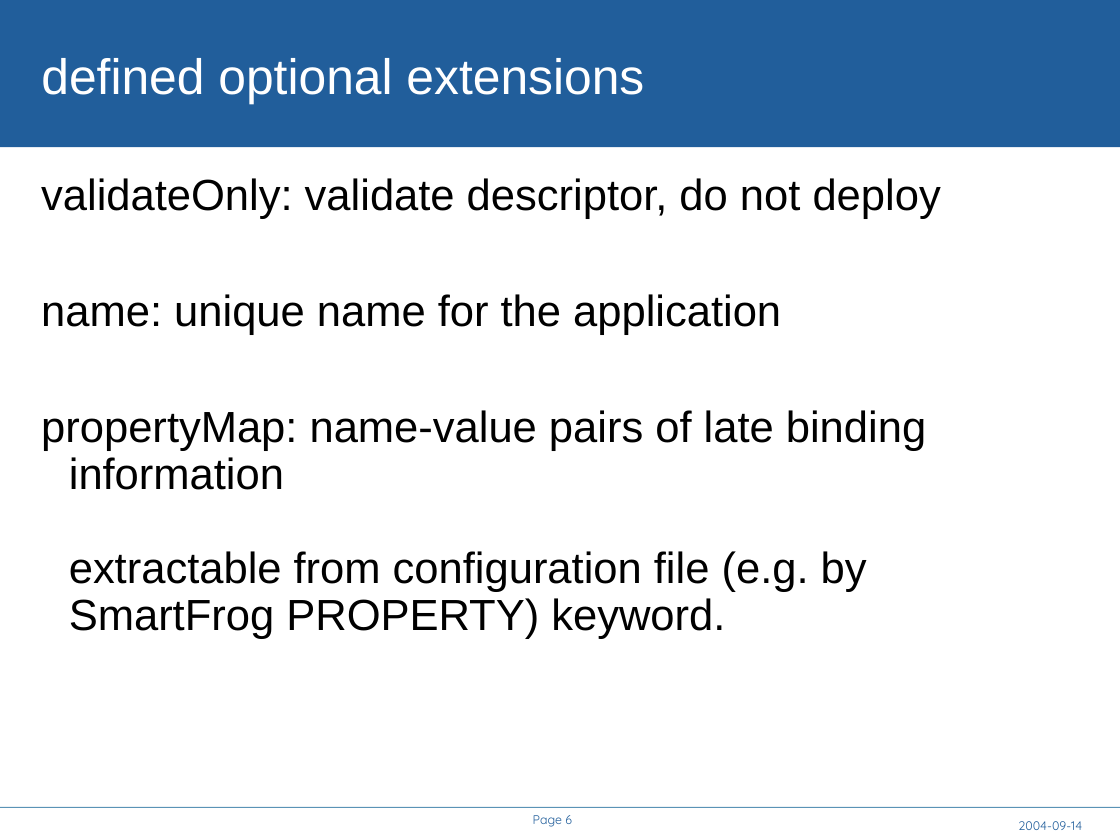
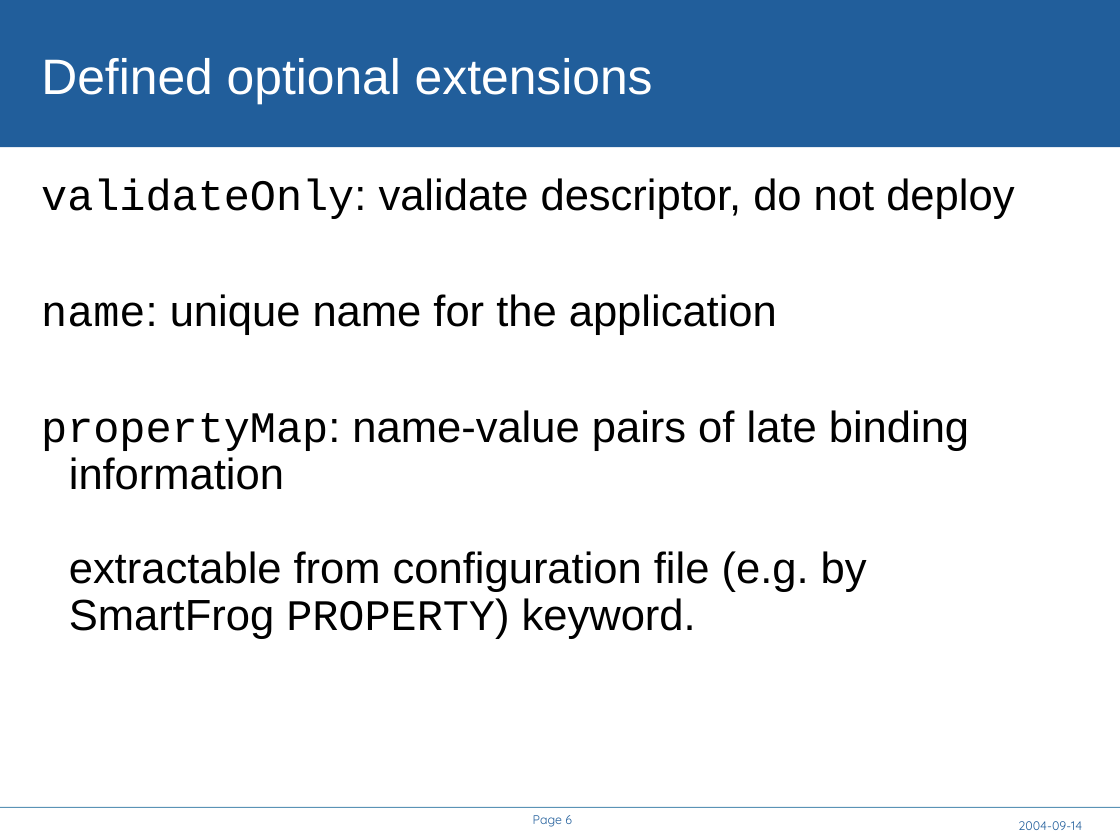
Before and after one commit to rhusar/smartfrog, a slide deck: slide 6 of core/components/cddlm/doc/A Service API for deployment.ppt. Drawn at 1120x840 pixels with LibreOffice and Linux fonts; fonts in the diff are those of the drawing; background and template pictures are left out. Boxes give left, top, right and bottom in pixels: in the first picture for what was removed or moved away, otherwise in the second. Text is boxed around its words. In the diff, an @@ line names an element or a change of style, - is before the commit and + after.

```diff
--- a/core/components/cddlm/doc/A Service API for deployment.ppt
+++ b/core/components/cddlm/doc/A Service API for deployment.ppt
@@ title at bbox=[41, 58, 653, 104]: text changed @@
-defined optional extensions
+Defined optional extensions
@@ text "validateOnly: validate descriptor, do not ..." at bbox=[41, 178, 1014, 639]: font Arial to Courier New in "validateOnly:", "name:", "propertyMap: PROPERTY)" @@
```
Also in this commit, not shown: 11 other slides changed, 1 slide added, 1 slide removed, 7 other files.
